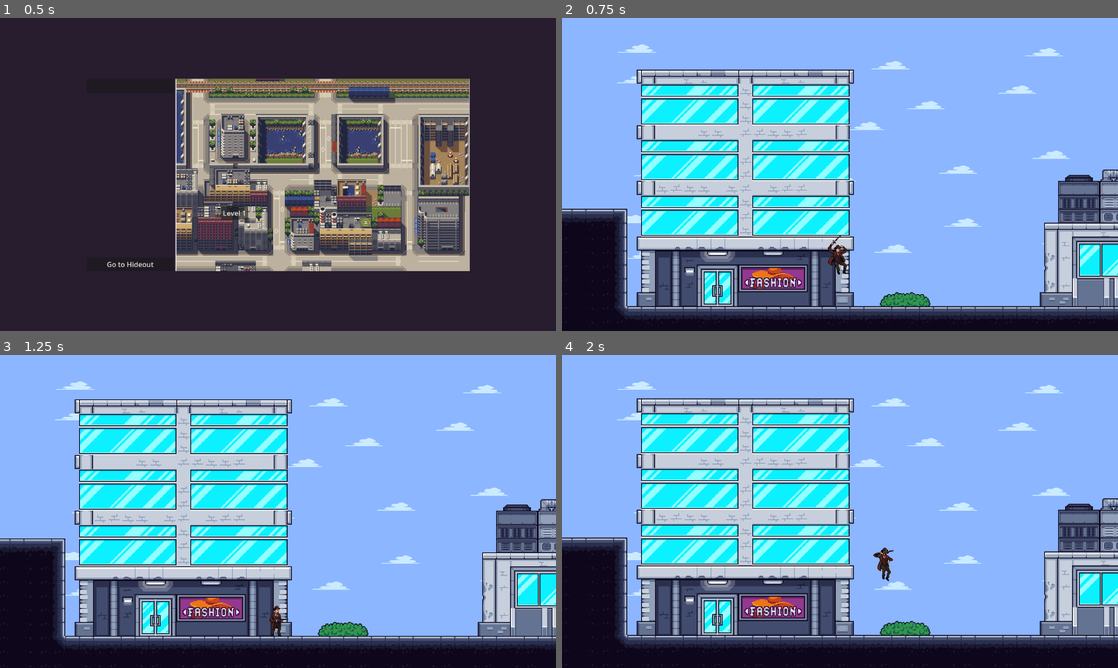
Above: before the commit, frames 1-4 (two rows, left to right).
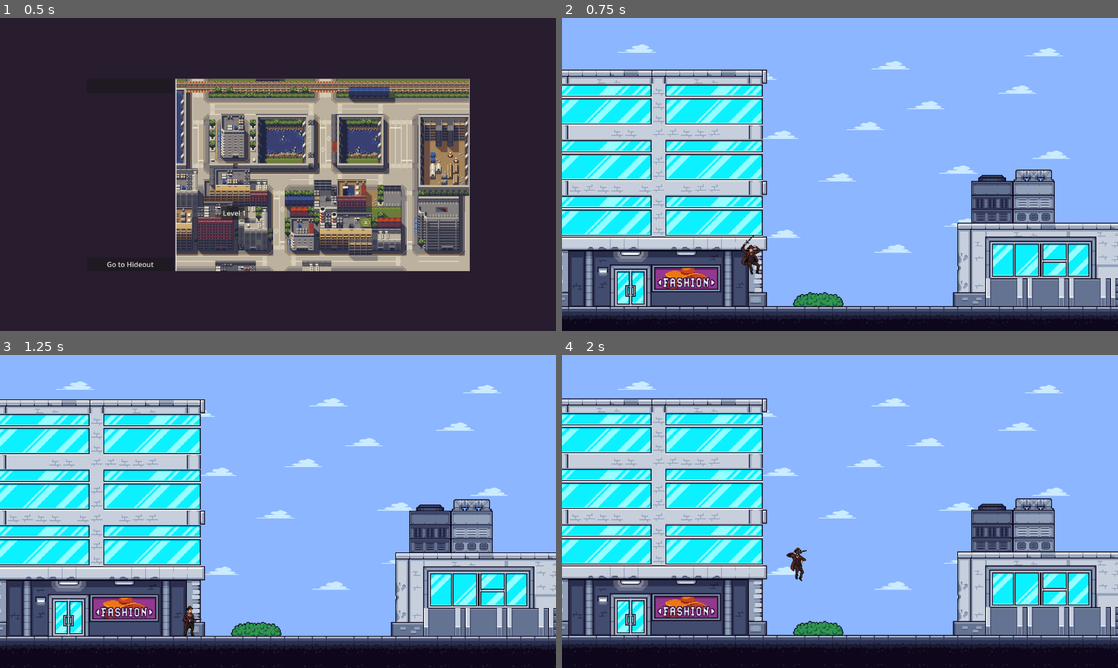
Above: after the commit, the same moments.

Repository: joaodanilo123/gangster-city-showdown
Game: Godot game, scene res://main/main.tscn
Same seed, same stepped clock (60 frames per second), same inputs: the game is played once before the commit and once after it.
Inputs (mouse positions are in pixels of both pictures, inside the frame that each line leads up to):
- Up to frame 1 (0.5 s): no input
- Up to frame 2 (0.75 s): click "Level 1" at 0.5 s
- Up to frame 3 (1.25 s): no input
- Up to frame 4 (2 s): move the mouse to (962, 495) at 1.27 s; hold D (move_right) from 1.28 s (still down); tap E (interact) at 1.35 s; tap W (move_up) at 1.52 s

Frame 1 is identical in both runs. In frame 2, 43% of the frame differs, in the area x 0-100%, y 16-96%; in frame 3, 42%; in frame 4, 43%, in the area x 0-100%, y 13-93%.

Commit message:
Chore: Ajusta camera

Diff:
--- a/player/player.tscn
+++ b/player/player.tscn
@@ -619,6 +619,7 @@
 shape = SubResource("CapsuleShape2D_lrok3")
 
 [node name="Camera2D" type="Camera2D" parent="."]
+position = Vector2(200, 0)
 position_smoothing_enabled = true
 position_smoothing_speed = 10.0
 drag_horizontal_enabled = true
